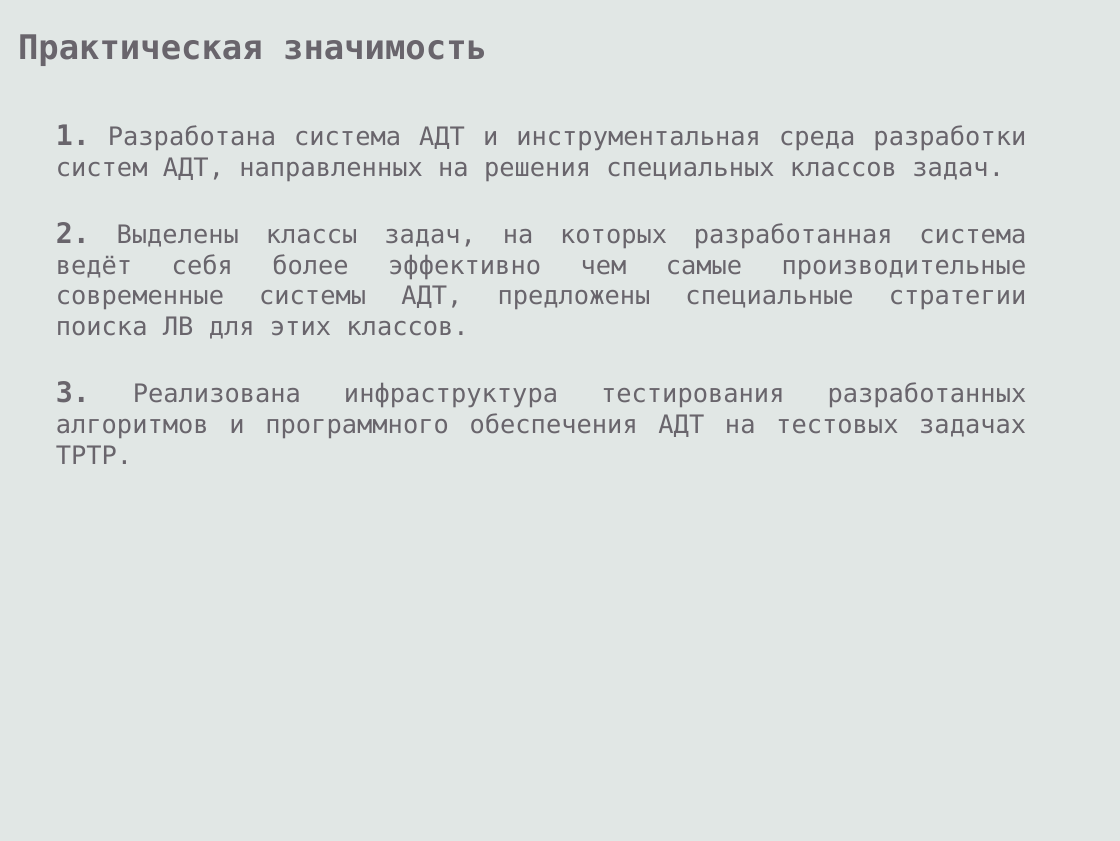
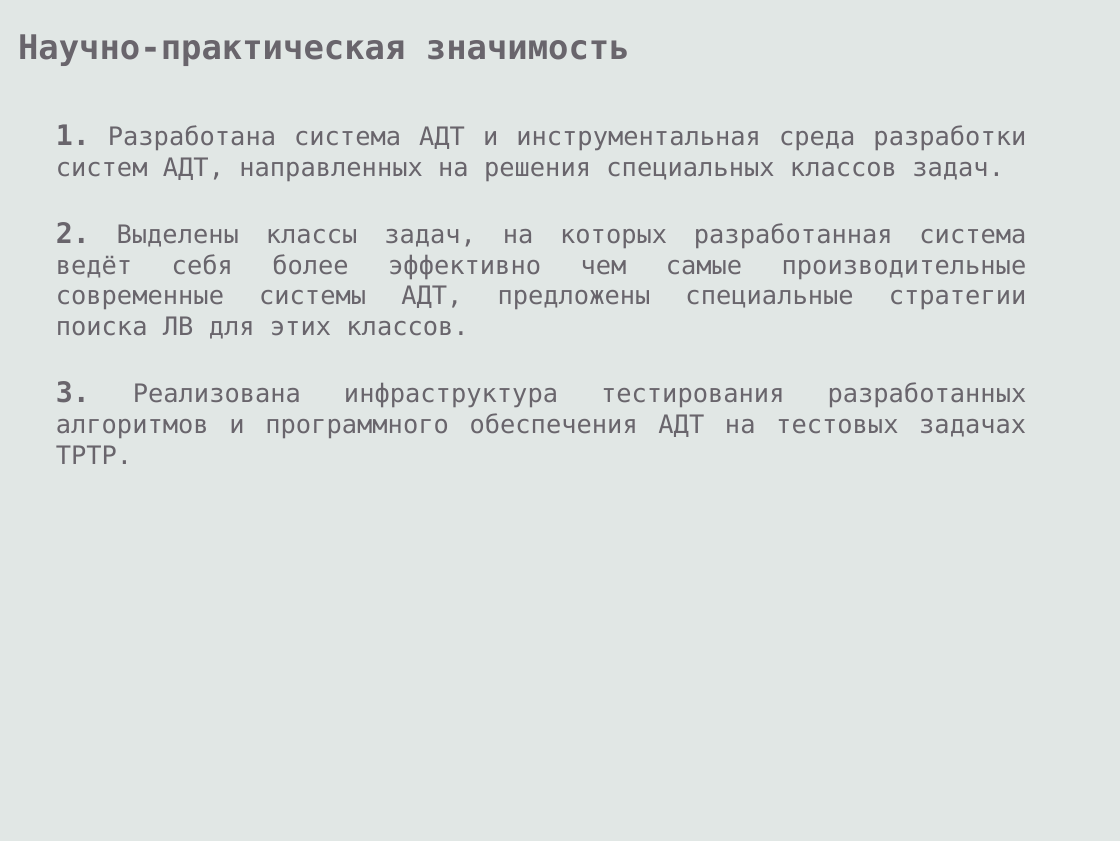
Before and after one commit to eugeneai/prisnif, a slide deck: slide 12 of brick/pres/pacman.odp (slide 9 before the commit). Drawn at 1120x841 pixels with LibreOffice and Linux fonts; fonts in the diff are those of the drawing. Boxes give left, top, right and bottom in pixels: in the first picture for what was removed or moved away, otherwise in the second. Text is boxed around its words. In the diff, an @@ line names an element or a change of style, - is before the commit and + after.

```diff
--- a/brick/pres/pacman.odp
+++ b/brick/pres/pacman.odp
@@ text at (x1=18, y1=34, x2=630, y2=66): text changed @@
-Практическая значимость
+Научно-практическая значимость
```
Also in this commit, not shown: 7 other slides changed, 3 slides added, 4 other files.
